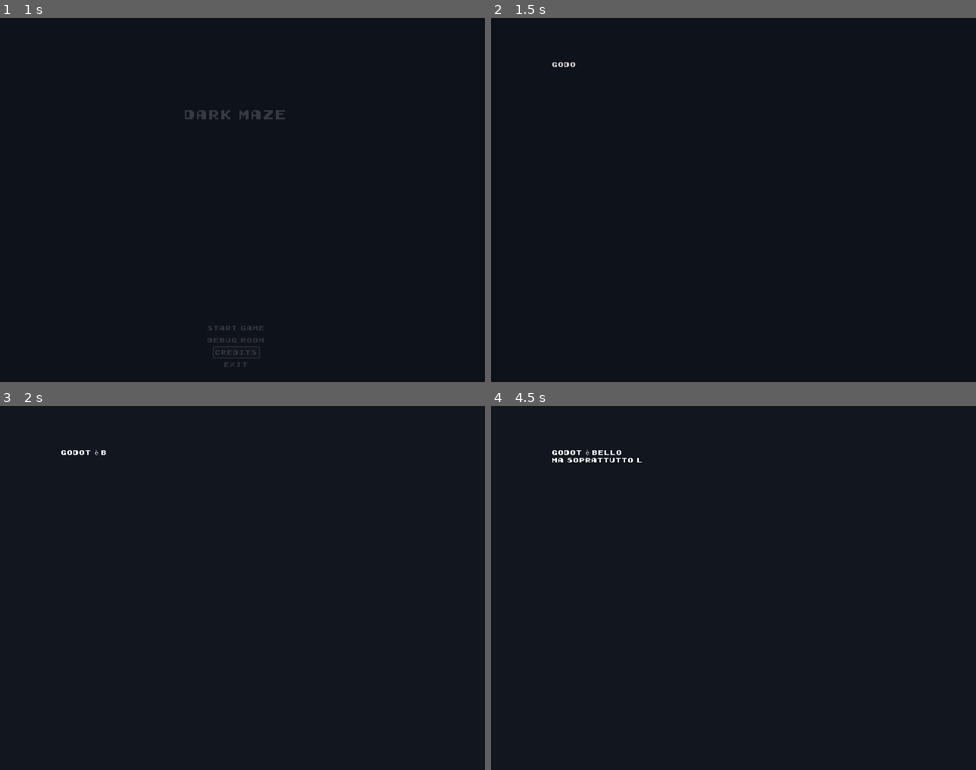
Above: before the commit, frames 1-4 (two rows, left to right).
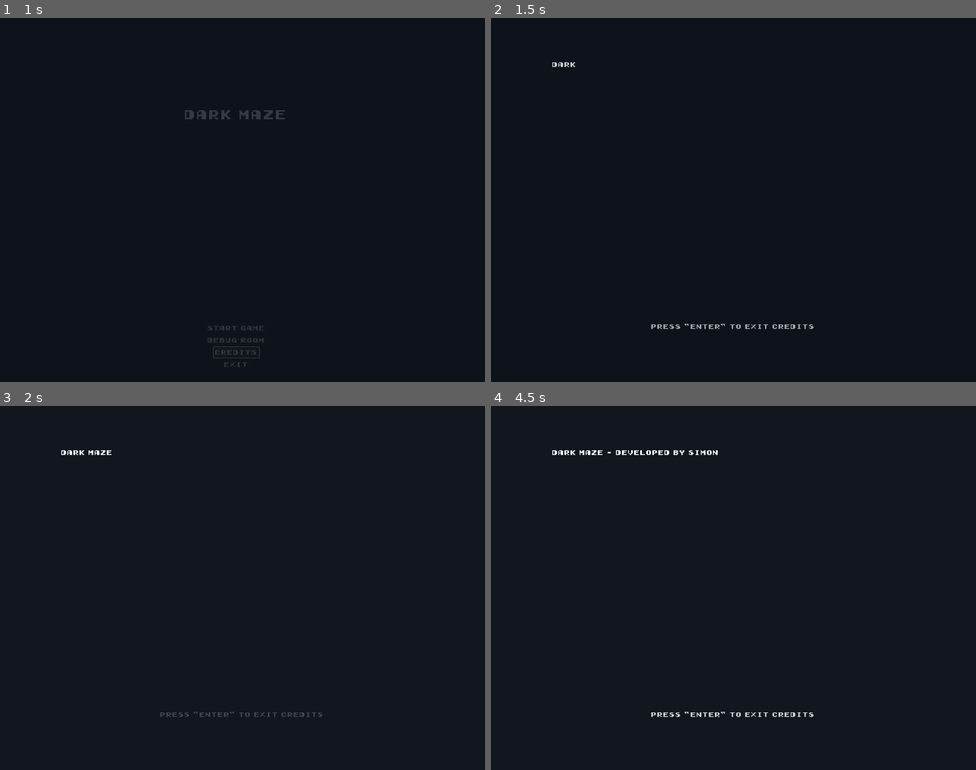
Above: after the commit, the same moments.

Repository: SimoneTomasella2002/DarkMaze
Game: Godot game, scene res://scenes/ui/menus/main_menu/main_menu.tscn
The game is run twice, just before and just after one commit, with the same random seed, the same clock (stepped at 60 frames per second) and the same inputs. The engine's default icon, where the game draws it, is replaced by a stand-in: a white triangle on a blue panel in a dark square.
Inputs:
- Up to frame 1 (1 s): click "Credits" at 0.5 s
- Up to frame 2 (1.5 s): tap Enter at 1.25 s; hold Right (right) from 1.28 s (still down)
- Up to frame 3 (2 s): keep holding Right (right)
- Up to frame 4 (4.5 s): tap Enter every 0.75 s from 2 to 4.25 s; release Right (right) at 2.03 s; hold Down (down) 2.03-2.78 s; hold Right (right) 2.78-3.53 s; hold Up (up) 3.53-4.28 s; hold Left (left) from 4.28 s (still down)

Frame 1 is identical in both runs. In frame 2, 0.2% of the frame differs, in the area x 12-67%, y 12-86%; in frame 3, 0.2%; in frame 4, 0.6%.

Commit message:
Fixed some leftover bugs in player.gd, andfinished beta version of credits and intro scenes, optimized some code

Diff:
--- a/entities/player/player.gd
+++ b/entities/player/player.gd
@@ -5,22 +5,14 @@
 const ACCEL = 2.0
 const FRICTION = 100.0
 
-var velocity: Vector2 = Vector2.ZERO
-
 # Default functions
 
+# Beta version of movements, must be improved on
 func _physics_process(delta: float) -> void:
 	var playerInput = get_input()
-	# velocity = lerp(velocity, playerInput * SPEED, delta * ACCEL)
+	velocity = lerp(velocity, playerInput * SPEED, delta * ACCEL)
 
-	# Se c'è input del giocatore, muoviti verso il nuovo valore di velocità
-	if playerInput != Vector2.ZERO:
-		velocity = velocity.move_toward(playerInput * SPEED, ACCEL * delta)
-	else:
-		# Se non c'è input, applica attrito
-		velocity = velocity.move_toward(Vector2.ZERO, FRICTION * delta)
-
-	velocity = move_and_slide(velocity)
+	move_and_slide()
 
 # Custom functions
 
--- /dev/null
+++ b/scenes/movies/intro.gd
@@ -0,0 +1,20 @@
+extends Control
+
+@onready var intro_text = $Background/IntroText
+@onready var press_start_animation_player = $Background/StartPromptText/AnimationPlayer
+
+func _ready() -> void:
+	scroll_text()
+	press_start_animation_player.play("fade-in_fade-out")
+
+func _input(_event: InputEvent) -> void:
+	if Input.is_action_just_pressed("menu"):
+		FadeTransition.load_scene("res://scenes/levels/level1.tscn")
+
+func scroll_text() -> void:
+	intro_text.visible_characters = 0
+	var total_characters = intro_text.get_total_character_count()
+
+	for i in range(total_characters):
+		intro_text.visible_characters = i + 1
+		await get_tree().create_timer(0.1).timeout
--- a/scenes/movies/intro.tscn
+++ b/scenes/movies/intro.tscn
@@ -1,8 +1,44 @@
-[gd_scene load_steps=4 format=3 uid="uid://dmoulto2tgor2"]
+[gd_scene load_steps=6 format=3 uid="uid://dmoulto2tgor2"]
 
+[ext_resource type="Script" path="res://scenes/movies/intro.gd" id="1_afbqp"]
 [ext_resource type="Theme" uid="uid://bwp1qjsfax8si" path="res://assets/themes/gameBoyTheme.tres" id="1_maqgv"]
-[ext_resource type="Script" path="res://scenes/movies/intro_text.gd" id="2_34xlq"]
-[ext_resource type="Script" path="res://scenes/movies/start_prompt_text.gd" id="3_47ucu"]
+
+[sub_resource type="Animation" id="Animation_hbgu4"]
+resource_name = "fade-in_fade-out"
+loop_mode = 1
+tracks/0/type = "value"
+tracks/0/imported = false
+tracks/0/enabled = true
+tracks/0/path = NodePath(".:modulate")
+tracks/0/interp = 1
+tracks/0/loop_wrap = true
+tracks/0/keys = {
+"times": PackedFloat32Array(0, 0.5, 1),
+"transitions": PackedFloat32Array(1, 1, 1),
+"update": 0,
+"values": [Color(1, 1, 1, 0), Color(1, 1, 1, 1), Color(1, 1, 1, 0)]
+}
+
+[sub_resource type="Animation" id="Animation_psy60"]
+length = 0.001
+tracks/0/type = "value"
+tracks/0/imported = false
+tracks/0/enabled = true
+tracks/0/path = NodePath(".:modulate")
+tracks/0/interp = 1
+tracks/0/loop_wrap = true
+tracks/0/keys = {
+"times": PackedFloat32Array(0),
+"transitions": PackedFloat32Array(1),
+"update": 0,
+"values": [Color(1, 1, 1, 1)]
+}
+
+[sub_resource type="AnimationLibrary" id="AnimationLibrary_xy4bh"]
+_data = {
+"RESET": SubResource("Animation_psy60"),
+"fade-in_fade-out": SubResource("Animation_hbgu4")
+}
 
 [node name="Intro" type="Control"]
 layout_mode = 3
@@ -11,8 +47,9 @@
 anchor_bottom = 1.0
 grow_horizontal = 2
 grow_vertical = 2
+script = ExtResource("1_afbqp")
 
-[node name="ColorRect" type="ColorRect" parent="."]
+[node name="Background" type="ColorRect" parent="."]
 layout_mode = 1
 anchors_preset = 15
 anchor_right = 1.0
@@ -21,7 +58,8 @@
 grow_vertical = 2
 color = Color(0.0666667, 0.0862745, 0.121569, 1)
 
-[node name="IntroText" type="RichTextLabel" parent="ColorRect"]
+[node name="IntroText" type="RichTextLabel" parent="Background"]
+layout_mode = 0
 offset_left = 162.0
 offset_top = 113.0
 offset_right = 1126.0
@@ -34,9 +72,8 @@
 You found a big temple to explore, and at the end there lies the biggest treasure known to mankind, even though many consider it as a legend.
 
 Good luck finding the treasure."
-script = ExtResource("2_34xlq")
 
-[node name="StartPromptText" type="RichTextLabel" parent="ColorRect"]
+[node name="StartPromptText" type="RichTextLabel" parent="Background"]
 layout_mode = 1
 anchors_preset = 7
 anchor_left = 0.5
@@ -51,4 +88,8 @@
 grow_vertical = 0
 theme = ExtResource("1_maqgv")
 text = "Press \"start\" to play"
-script = ExtResource("3_47ucu")
+
+[node name="AnimationPlayer" type="AnimationPlayer" parent="Background/StartPromptText"]
+libraries = {
+"": SubResource("AnimationLibrary_xy4bh")
+}
--- a/scenes/ui/menus/credits/credits.gd
+++ b/scenes/ui/menus/credits/credits.gd
@@ -1,17 +1,20 @@
-extends RichTextLabel
+extends Control
 
+@onready var credits_text = $Background/RichTextLabel
+@onready var press_start_animation_player = $Background/pressStartLabel/AnimationPlayer
 
 func _ready() -> void:
 	scroll_text()
+	press_start_animation_player.play("fade-in_fade-out")
 
 func _input(_event: InputEvent) -> void:
 	if Input.is_action_just_pressed("menu"):
 		FadeTransition.load_scene("res://scenes/ui/menus/main_menu/main_menu.tscn")
 
 func scroll_text() -> void:
-	visible_characters = 0
-	var total_characters = get_total_character_count()  # Ottiene il numero totale di caratteri
+	credits_text.visible_characters = 0
+	var total_characters = credits_text.get_total_character_count()  # Ottiene il numero totale di caratteri
 
 	for i in range(total_characters):  # Cicla attraverso il numero totale di caratteri
-		visible_characters = i + 1  # Aumenta il numero di caratteri visibili uno alla volta
+		credits_text.visible_characters = i + 1  # Aumenta il numero di caratteri visibili uno alla volta
 		await get_tree().create_timer(0.1).timeout  # Aggiunge un ritardo di 0.1 secondi per ogni carattere
--- a/scenes/ui/menus/credits/credits.tscn
+++ b/scenes/ui/menus/credits/credits.tscn
@@ -1,7 +1,44 @@
-[gd_scene load_steps=3 format=3 uid="uid://c0i46jpvfgm1o"]
+[gd_scene load_steps=6 format=3 uid="uid://c0i46jpvfgm1o"]
 
 [ext_resource type="Theme" uid="uid://bwp1qjsfax8si" path="res://assets/themes/gameBoyTheme.tres" id="1_5pjpn"]
 [ext_resource type="Script" path="res://scenes/ui/menus/credits/credits.gd" id="1_tb8h1"]
+
+[sub_resource type="Animation" id="Animation_350gu"]
+resource_name = "fade-in_fade-out"
+loop_mode = 1
+tracks/0/type = "value"
+tracks/0/imported = false
+tracks/0/enabled = true
+tracks/0/path = NodePath(".:modulate")
+tracks/0/interp = 1
+tracks/0/loop_wrap = true
+tracks/0/keys = {
+"times": PackedFloat32Array(0, 0.5, 1),
+"transitions": PackedFloat32Array(1, 1, 1),
+"update": 0,
+"values": [Color(1, 1, 1, 0), Color(1, 1, 1, 1), Color(1, 1, 1, 0)]
+}
+
+[sub_resource type="Animation" id="Animation_bl1he"]
+length = 0.001
+tracks/0/type = "value"
+tracks/0/imported = false
+tracks/0/enabled = true
+tracks/0/path = NodePath(".:modulate")
+tracks/0/interp = 1
+tracks/0/loop_wrap = true
+tracks/0/keys = {
+"times": PackedFloat32Array(0),
+"transitions": PackedFloat32Array(1),
+"update": 0,
+"values": [Color(1, 1, 1, 1)]
+}
+
+[sub_resource type="AnimationLibrary" id="AnimationLibrary_5bn3e"]
+_data = {
+"RESET": SubResource("Animation_bl1he"),
+"fade-in_fade-out": SubResource("Animation_350gu")
+}
 
 [node name="Credits" type="Control"]
 layout_mode = 3
@@ -10,6 +47,7 @@
 anchor_bottom = 1.0
 grow_horizontal = 2
 grow_vertical = 2
+script = ExtResource("1_tb8h1")
 
 [node name="Background" type="ColorRect" parent="."]
 layout_mode = 0
@@ -22,8 +60,38 @@
 offset_left = 162.0
 offset_top = 113.0
 offset_right = 1126.0
-offset_bottom = 851.0
+offset_bottom = 382.0
 theme = ExtResource("1_5pjpn")
-text = "Godot è bello
-Ma soprattutto le palle di yuri sono fantastiche"
-script = ExtResource("1_tb8h1")
+text = "Dark Maze - developed by simone Tomasella and Marco calafiore
+
+Music used:
+	- xDeviruchi - Mysterious Dungeon
+
+Assets used:
+	-
+
+Font used:
+	-
+
+Mit license used, look at more information about it on the github page"
+
+[node name="pressStartLabel" type="RichTextLabel" parent="Background"]
+layout_mode = 1
+anchors_preset = 7
+anchor_left = 0.5
+anchor_top = 1.0
+anchor_right = 0.5
+anchor_bottom = 1.0
+offset_left = -217.5
+offset_top = -156.0
+offset_right = 217.5
+offset_bottom = -127.0
+grow_horizontal = 2
+grow_vertical = 0
+theme = ExtResource("1_5pjpn")
+text = "Press \"enter\" to exit credits"
+
+[node name="AnimationPlayer" type="AnimationPlayer" parent="Background/pressStartLabel"]
+libraries = {
+"": SubResource("AnimationLibrary_5bn3e")
+}
